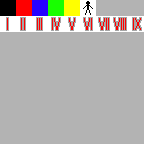
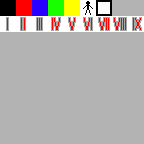
Revision of a layered 144x144 image; what changed, layer by layer:
painted on "Hintergrund" over (96, 0, 112, 16)
